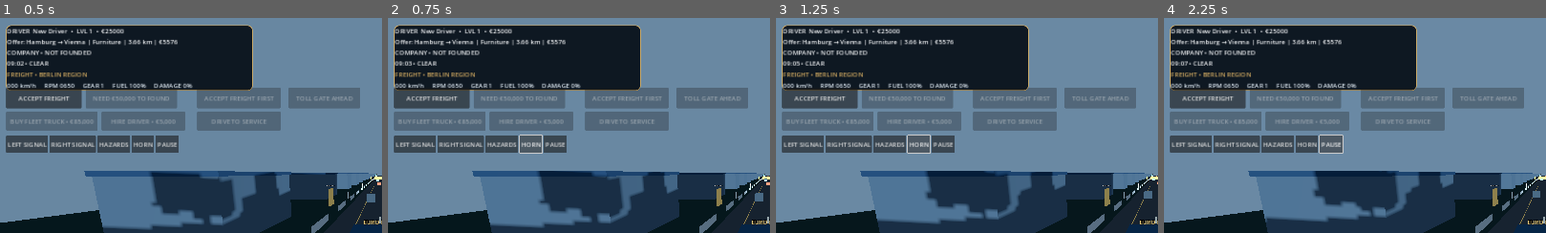
Above: before the commit, frames 1-4 (left to right).
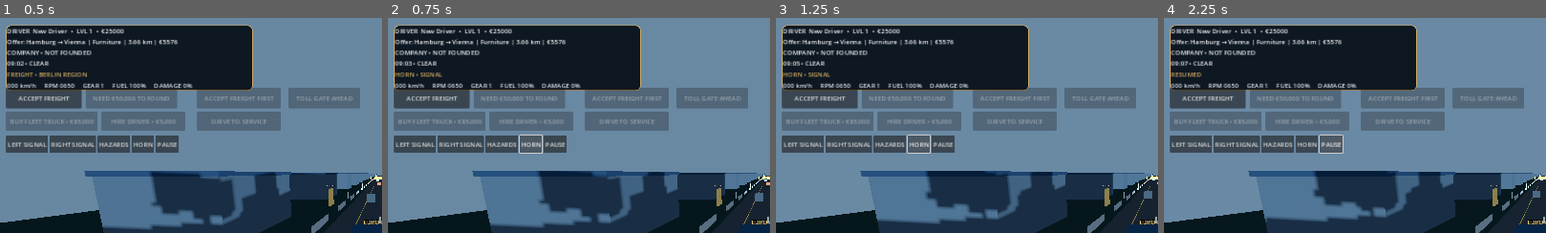
Above: after the commit, the same moments.

Repository: haseebop668-a11y/EURO-HAUL
Game: Godot game, scene res://Scenes/Main.tscn
The game is run twice, just before and just after one commit, with the same random seed, the same clock (stepped at 60 frames per second) and the same inputs.
Inputs:
- Up to frame 1 (0.5 s): no input
- Up to frame 2 (0.75 s): click "HORN" at 0.5 s
- Up to frame 3 (1.25 s): no input
- Up to frame 4 (2.25 s): click "PAUSE" at 1.25 s; click "RESUME" at 2 s
The pictures show only the part of the screen within x 0-50%, y 0-50%; the shares and areas given below are measured in that part.

Frame 1 is identical in both runs. In frame 2, 0.4% of the frame differs, in the area x 2-23%, y 25-28%; in frame 3, 0.4%; in frame 4, 0.3%.

Commit message:
fix: advance freight deadlines and preserve gameplay event messages

Diff:
--- a/Godot/Scripts/main.gd
+++ b/Godot/Scripts/main.gd
@@ -35,6 +35,8 @@
 var traffic_vehicles: Array[EuroHaulTrafficVehicle] = []
 var _last_position := Vector3.ZERO
 var _last_distance_save := 0.0
+var event_message := ""
+var event_message_timer := 0.0
 
 func _ready() -> void:
 	_setup_environment()
@@ -48,6 +50,10 @@
 func _process(delta: float) -> void:
 	if truck == null:
 		return
+	if career != null and career.cargo_loaded:
+		career.advance_contract_time(delta)
+	if event_message_timer > 0.0:
+		event_message_timer = maxf(0.0, event_message_timer - delta)
 	var throttle := (-1.0 if truck.gear == -1 else 1.0) if touch_state.throttle else 0.0
 	var brake := 1.0 if touch_state.brake else 0.0
 	var retarder := 1.0 if touch_state.retarder else 0.0
@@ -88,12 +94,17 @@
 	_update_service_button()
 	_update_toll_button()
 
+func _show_message(message: String, duration: float = 3.0) -> void:
+	event_message = message
+	event_message_timer = maxf(0.0, duration)
+	if status_label != null:
+		status_label.text = message
+
 func _toggle_pause() -> void:
 	get_tree().paused = not get_tree().paused
 	if pause_button != null:
 		pause_button.text = "RESUME" if get_tree().paused else "PAUSE"
-	if status_label != null:
-		status_label.text = "PAUSED" if get_tree().paused else "RESUMED"
+	_show_message("PAUSED" if get_tree().paused else "RESUMED")
 	_save_progress()
 
 func _notification(what: int) -> void:
@@ -132,7 +143,7 @@
 				truck.set_clutch(0.0)
 			KEY_H:
 				truck.sound_horn()
-				status_label.text = "HORN"
+				_show_message("HORN")
 			KEY_Z:
 				truck.set_indicator(-1 if truck.indicators != -1 else 0)
 			KEY_X:
@@ -280,7 +291,7 @@
 		toll_barrier_collision.set_deferred("disabled", true)
 	if toll_barrier_mesh != null:
 		toll_barrier_mesh.visible = false
-	status_label.text = "MOTORWAY TOLL PAID • €%d" % payment
+	_show_message("MOTORWAY TOLL PAID • €%d" % payment)
 	_update_toll_button()
 
 func _update_toll_button() -> void:
@@ -459,8 +470,8 @@
 		company.save_company()
 
 func _build_career() -> void:
-	truck.horn_pressed.connect(func(): status_label.text = "HORN • SIGNAL")
-	truck.indicators_changed.connect(func(value: int): status_label.text = "HAZARD LIGHTS" if value == 2 else ("LEFT INDICATOR" if value == -1 else ("RIGHT INDICATOR" if value == 1 else "SIGNALS OFF")))
+	truck.horn_pressed.connect(func(): _show_message("HORN • SIGNAL"))
+	truck.indicators_changed.connect(func(value: int): _show_message("HAZARD LIGHTS" if value == 2 else ("LEFT INDICATOR" if value == -1 else ("RIGHT INDICATOR" if value == 1 else "SIGNALS OFF"))))
 	career = EuroHaulCareer.new()
 	career.name = "CareerManager"
 	add_child(career)
@@ -663,7 +674,7 @@
 		truck.refuel()
 		truck.repair()
 		_save_progress()
-		status_label.text = "ROADSIDE RECOVERY • €%d" % rescue_cost
+		_show_message("ROADSIDE RECOVERY • €%d" % rescue_cost)
 		_update_service_button()
 		return
 	if not near_service_station:
@@ -672,7 +683,7 @@
 	var repair_cost := int(ceil(truck.damage * 25.0))
 	var total_cost := fuel_cost + repair_cost
 	if total_cost <= 0:
-		status_label.text = "TRUCK ALREADY SERVICED"
+		_show_message("TRUCK ALREADY SERVICED")
 		return
 	if total_cost > career.game_cash and (truck.fuel_percent <= 0.0 or truck.damage >= 80.0):
 		var emergency_cost := mini(250, career.game_cash)
@@ -681,16 +692,16 @@
 		truck.refuel()
 		truck.repair()
 		_save_progress()
-		status_label.text = "EMERGENCY SERVICE • €%d" % emergency_cost
+		_show_message("EMERGENCY SERVICE • €%d" % emergency_cost)
 		_update_service_button()
 		return
 	if career.spend_cash(total_cost):
 		truck.refuel()
 		truck.repair()
 		_save_progress()
-		status_label.text = "SERVICE COMPLETE • €%d" % total_cost
+		_show_message("SERVICE COMPLETE • €%d" % total_cost)
 	else:
-		status_label.text = "SERVICE COST €%d • INSUFFICIENT FUNDS" % total_cost
+		_show_message("SERVICE COST €%d • INSUFFICIENT FUNDS" % total_cost)
 	_update_hud()
 	_update_service_button()
 
@@ -724,14 +735,14 @@
 			var cargo_mass := float(career.active_contract.get("mass_tons", 0.0))
 			truck.set_cargo_mass(cargo_mass)
 			trailer.set_cargo_mass(cargo_mass)
-			status_label.text = "CARGO LOADED • %.1f TONNES" % cargo_mass
+			_show_message("CARGO LOADED • %.1f TONNES" % cargo_mass)
 	elif career.cargo_loaded and near_delivery_depot:
 		if career.unload_cargo():
 			truck.set_cargo_mass(0.0)
 			trailer.set_cargo_mass(0.0)
-			status_label.text = "DELIVERY COMPLETED • REWARD PAID"
+			_show_message("DELIVERY COMPLETED • REWARD PAID")
 		else:
-			status_label.text = "DELIVERY DEPOT • ROUTE DISTANCE NOT COMPLETE"
+			_show_message("DELIVERY DEPOT • ROUTE DISTANCE NOT COMPLETE")
 	_update_hud()
 	_update_freight_action()
 
@@ -761,6 +772,9 @@
 
 func _update_traffic_warnings() -> void:
 	if status_label == null or truck == null:
+		return
+	if event_message_timer > 0.0:
+		status_label.text = event_message
 		return
 	if truck.indicators == 0:
 		status_label.text = "FREIGHT • BERLIN REGION"
